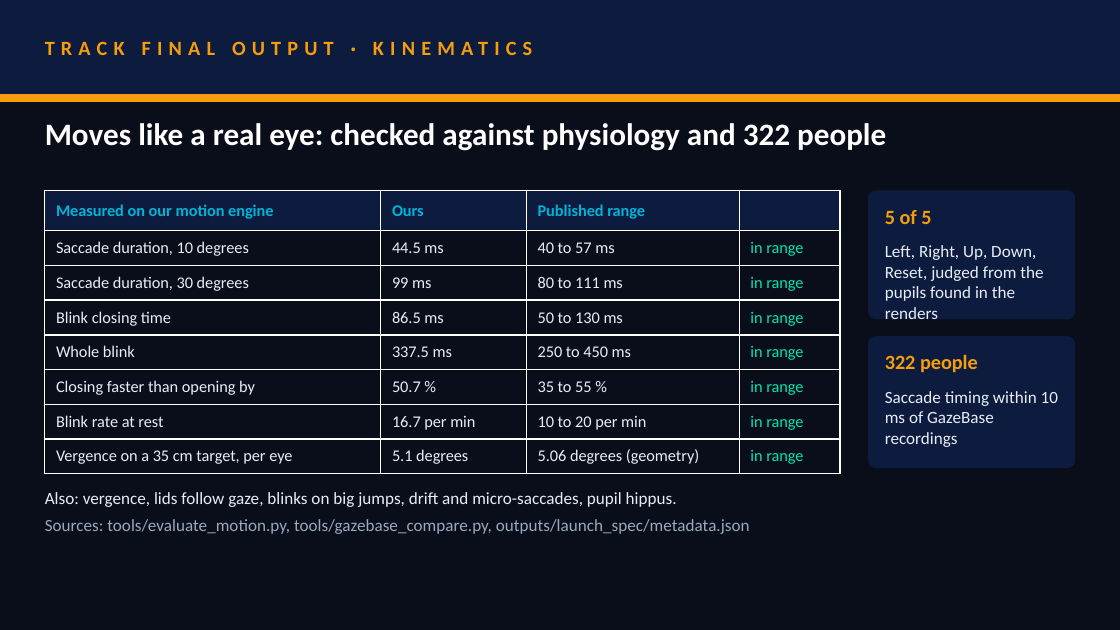
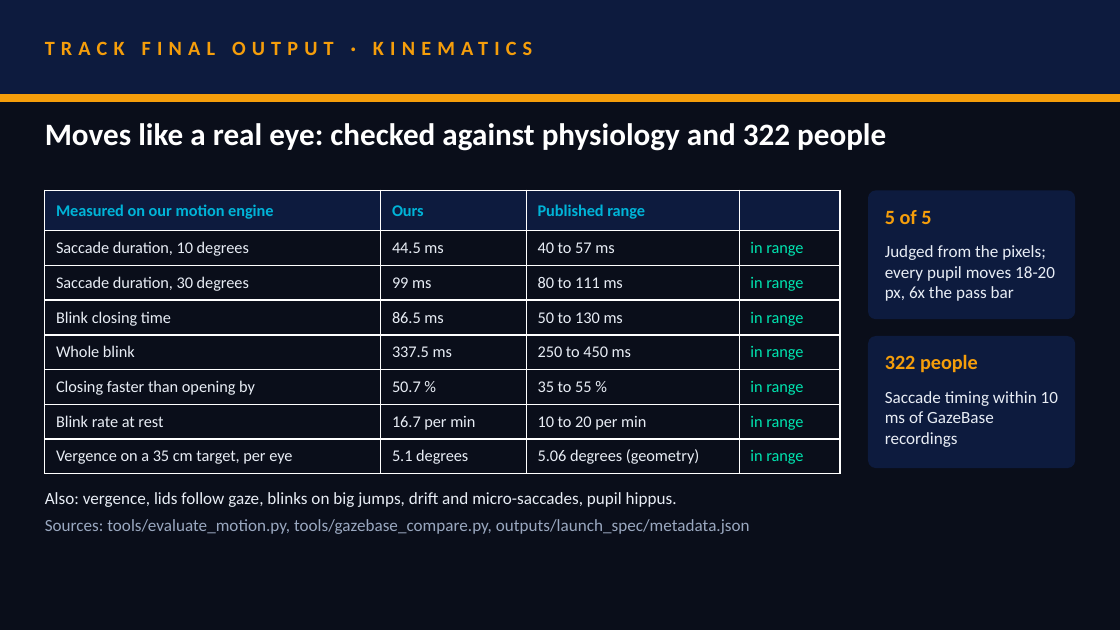
Before and after one commit to akshat333-debug/TrueGaze, a slide deck: slide 7 of VITVellore_ZeroDrift.pptx. Drawn at 1120x630 pixels with LibreOffice and Linux fonts; fonts in the diff are those of the drawing. Boxes give left, top, right and bottom in pixels: in the first picture for what was removed or moved away, otherwise in the second. Text is boxed around its words. In the diff, an @@ line names an element or a change of style, - is before the commit and + after.

```diff
--- a/VITVellore_ZeroDrift.pptx
+++ b/VITVellore_ZeroDrift.pptx
@@ text at (x1=885, y1=245, x2=1055, y2=301): text changed @@
-Left, Right, Up, Down, Reset, judged from the pupils found in the renders
+Judged from the pixels; every pupil moves 18-20 px, 6x the pass bar
```
Also in this commit, not shown: 2 other slides changed, 18 other files.
